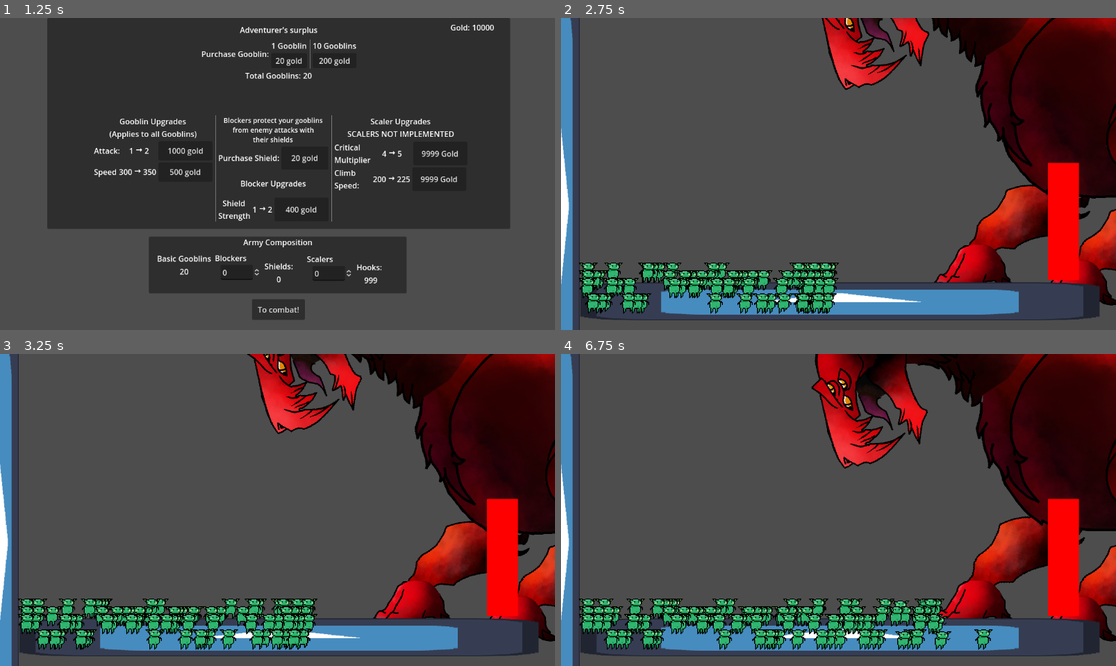
Above: before the commit, frames 1-4 (two rows, left to right).
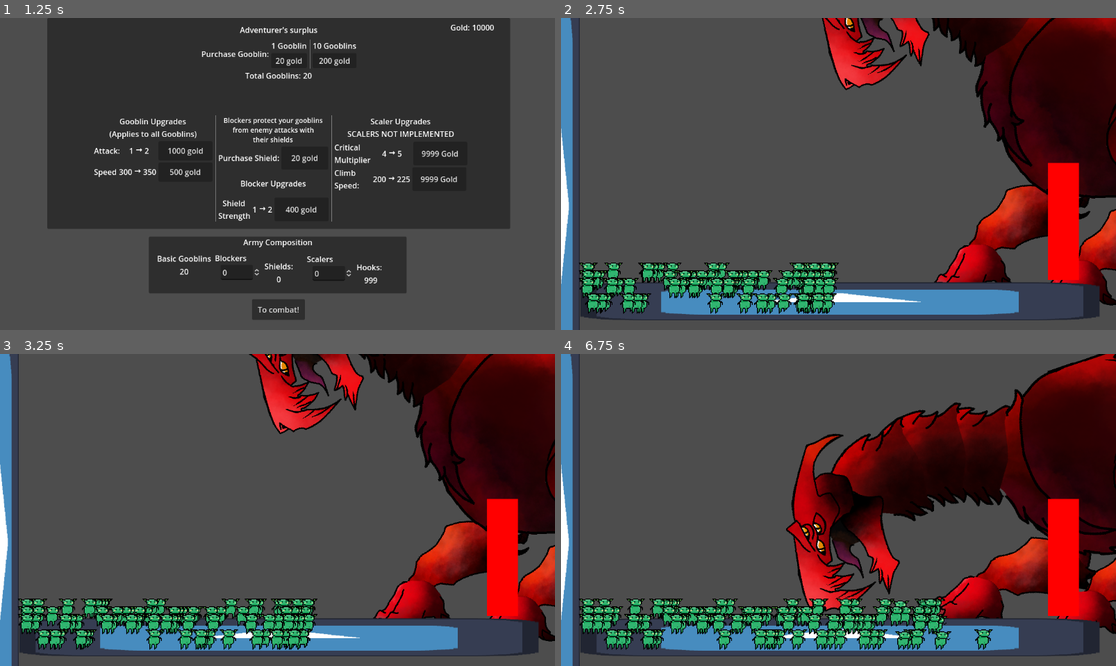
Above: after the commit, the same moments.

Repository: thecaptaincarrot/GMTK-2024-Game-Jam
Game: Godot game, scene res://main.tscn
Two runs of this game, one before a commit and one after it. Both use one fixed random seed, a clock stepped at 60 frames per second and the inputs below. The engine's default icon, where the game draws it, is replaced by a stand-in: a white triangle on a blue panel in a dark square.
Inputs:
- Up to frame 1 (1.25 s): click "New Run" at 0.5 s
- Up to frame 2 (2.75 s): click "To combat!" at 1.25 s; tap Enter at 2 s
- Up to frame 3 (3.25 s): no input
- Up to frame 4 (6.75 s): no input

Frame 1 is identical in both runs. In frame 2, 0.2% of the frame differs, in the area x 47-100%, y 0-92%; in frame 3, 1.8%; in frame 4, 28%, in the area x 40-100%, y 0-93%.
Error before the commit: Invalid call. Nonexistent function 'take_damage' in base 'Node2D'. (res://Entities/Gooblins/gooblin.gd:163)

Commit message:
Evaporate gooblins

Diff:
--- a/Entities/Enemies/Core/beast.gd
+++ b/Entities/Enemies/Core/beast.gd
@@ -21,7 +21,7 @@
 @export var attack_chance := 1 # 1 in X
 
 signal died
-@export var max_health := 100 #placeholder
+@export var max_health := 1000 #placeholder
 var health = max_health
 
 signal reacquire_targets
--- a/Entities/Enemies/Dragon/BiteState.gd
+++ b/Entities/Enemies/Dragon/BiteState.gd
@@ -7,7 +7,7 @@
 
 @export var damage := 10
 @export var attack_time := 2.0
-@export var attack_height := 40
+@export var attack_height := 20
 
 var intersecting_goobs : Array
 
@@ -23,12 +23,13 @@
 var final_targets: Array
 
 func enter(msg):
+	beast.random_target_timer.stop()
 	beast.acquire_targets()
 	var prev_position = head_pointer.global_position
 
 	var tween
 	tween = get_tree().create_tween()
-	tween.tween_property(head_pointer, "global_position", Vector2(msg, 0) - Vector2(0, attack_height), attack_time).set_trans(Tween.TRANS_ELASTIC)
+	tween.tween_property(head_pointer, "global_position", Vector2(msg, -attack_height), attack_time).set_trans(Tween.TRANS_ELASTIC)
 	await tween.finished
 
 	## KILL
@@ -76,9 +77,9 @@
 	#print("KILLLLLL")
 	var counter = damage
 	for goob in intersecting_goobs:
-		if counter > 0:
-			print(counter)
-			goob.hurt(2)
+		if counter > 0 and goob:
+			#print(counter)
+			goob.hurt()
 			counter -= 1
 		#if goob.unit_type == Gooblin.GooblinType.SHIELD:
 			#if counter > GooblinUpgrades.shield_health * :
--- a/Entities/Enemies/Dragon/Dragon.tscn
+++ b/Entities/Enemies/Dragon/Dragon.tscn
@@ -13,18 +13,6 @@
 
 [sub_resource type="Animation" id="Animation_xnciy"]
 length = 0.001
-tracks/0/type = "value"
-tracks/0/imported = false
-tracks/0/enabled = true
-tracks/0/path = NodePath("HitboxComponent/Stomper:disabled")
-tracks/0/interp = 0
-tracks/0/loop_wrap = true
-tracks/0/keys = {
-"times": PackedFloat32Array(0),
-"transitions": PackedFloat32Array(1),
-"update": 1,
-"values": [true]
-}
 
 [sub_resource type="Animation" id="Animation_vu1bn"]
 resource_name = "bite"
@@ -45,7 +33,7 @@
 }
 
 [sub_resource type="CircleShape2D" id="CircleShape2D_krs6l"]
-radius = 247.389
+radius = 175.134
 
 [sub_resource type="CircleShape2D" id="CircleShape2D_13ave"]
 radius = 177.43
@@ -185,7 +173,6 @@
 script = ExtResource("1_kxca4")
 
 [node name="Beast" parent="." instance=ExtResource("1_n3g6u")]
-attack_chance = 2
 
 [node name="RandomTargetTimer" parent="Beast" index="0"]
 autostart = false
@@ -197,9 +184,11 @@
 script = ExtResource("2_npnky")
 head_pointer = NodePath("../../IKTargets/headTarget")
 
-[node name="StompState" type="Node" parent="Beast/StateMachine" index="1" node_paths=PackedStringArray("stomper")]
+[node name="StompState" type="Node" parent="Beast/StateMachine" index="1" node_paths=PackedStringArray("foot_pointer", "stomper", "hitbox")]
 script = ExtResource("4_f4a04")
+foot_pointer = NodePath("../../IKTargets/footLTarget")
 stomper = NodePath("../../HitboxComponent/Stomper")
+hitbox = NodePath("../../HitboxComponent")
 animation = "universal_stomp"
 
 [node name="BiteState" type="Node" parent="Beast/StateMachine" index="2" node_paths=PackedStringArray("head_pointer", "head_looker", "hitbox", "attacker")]
@@ -226,7 +215,6 @@
 rotation = 2.88471
 scale = Vector2(0.999931, 0.999931)
 shape = SubResource("CircleShape2D_krs6l")
-disabled = true
 debug_color = Color(0.5, 0, 0, 0.196078)
 
 [node name="Attacker" type="CollisionShape2D" parent="Beast/HitboxComponent" index="1"]
@@ -243,7 +231,7 @@
 
 [node name="body1" type="Bone2D" parent="Beast/SkeletonComponent" index="0"]
 position = Vector2(0, -131)
-rotation = -0.0470517
+rotation = -0.0469611
 scale = Vector2(1, 1)
 rest = Transform2D(1, 0, 0, 1, 0, -131)
 metadata/_local_pose_override_enabled_ = true
@@ -254,7 +242,7 @@
 
 [node name="body2" type="Bone2D" parent="Beast/SkeletonComponent/body1"]
 position = Vector2(-155, 9.99998)
-rotation = -0.846947
+rotation = -0.846886
 scale = Vector2(0.999961, 0.999961)
 rest = Transform2D(0.819972, -0.57234, 0.57234, 0.819972, -285, -316)
 metadata/_local_pose_override_enabled_ = true
@@ -265,8 +253,8 @@
 remote_path = NodePath("../../../../Sprites/body2")
 
 [node name="neck1" type="Bone2D" parent="Beast/SkeletonComponent/body1/body2"]
-position = Vector2(7.86707, -171.06)
-rotation = -1.38413
+position = Vector2(7.8671, -171.06)
+rotation = -1.38422
 scale = Vector2(0.999991, 0.999991)
 rest = Transform2D(-0.562216, -0.826994, 0.826994, -0.562216, 42.1413, -37.6608)
 metadata/_local_pose_override_enabled_ = true
@@ -278,7 +266,7 @@
 
 [node name="neck2" type="Bone2D" parent="Beast/SkeletonComponent/body1/body2/neck1"]
 position = Vector2(138.933, -17.7738)
-rotation = -0.0016101
+rotation = -0.00191576
 scale = Vector2(0.999998, 0.999998)
 rest = Transform2D(0.331571, 0.94343, -0.94343, 0.331571, 257.437, -229.685)
 metadata/_local_pose_override_enabled_ = true
@@ -301,8 +289,8 @@
 remote_path = NodePath("../../../../../../../Sprites/neck3")
 
 [node name="head" type="Bone2D" parent="Beast/SkeletonComponent/body1/body2/neck1/neck2/neck3"]
-position = Vector2(-49.2273, -57.4252)
-rotation = 0.131481
+position = Vector2(-49.2273, -57.4251)
+rotation = 0.131786
 scale = Vector2(0.999989, 0.999989)
 rest = Transform2D(0.628677, -0.777684, 0.777684, 0.628677, -358.387, -72.6546)
 metadata/_local_pose_override_enabled_ = true
@@ -332,7 +320,7 @@
 
 [node name="legR" type="Bone2D" parent="Beast/SkeletonComponent/body1"]
 position = Vector2(-2.99999, 24)
-rotation = -1.36515
+rotation = -1.36542
 scale = Vector2(0.999931, 0.999931)
 rest = Transform2D(0.0304358, -0.999465, 0.999465, 0.0304358, -162, 346)
 metadata/_local_pose_override_enabled_ = true
@@ -344,7 +332,7 @@
 
 [node name="shinR" type="Bone2D" parent="Beast/SkeletonComponent/body1/legR"]
 position = Vector2(-301.06, 36.1771)
-rotation = 1.51366
+rotation = 1.51402
 scale = Vector2(0.999979, 0.999979)
 rest = Transform2D(0.193043, 0.981163, -0.981163, 0.193043, -332.616, 51.6331)
 metadata/_local_pose_override_enabled_ = true
@@ -356,7 +344,7 @@
 
 [node name="footR" type="Bone2D" parent="Beast/SkeletonComponent/body1/legR/shinR"]
 position = Vector2(-117.557, 122.481)
-rotation = 3.00383
+rotation = 3.00354
 scale = Vector2(0.999993, 0.999993)
 rest = Transform2D(-0.9866, -0.163089, 0.163089, -0.9866, -263.466, 303.112)
 auto_calculate_length_and_angle = false
@@ -371,7 +359,7 @@
 
 [node name="legL" type="Bone2D" parent="Beast/SkeletonComponent/body1"]
 position = Vector2(-179.001, 53.9999)
-rotation = -1.17666
+rotation = -1.1708
 scale = Vector2(0.999908, 0.999908)
 rest = Transform2D(-0.0226775, -0.999639, 0.999639, -0.0226775, -295, 386)
 metadata/_local_pose_override_enabled_ = true
@@ -383,7 +371,7 @@
 
 [node name="shinL" type="Bone2D" parent="Beast/SkeletonComponent/body1/legL"]
 position = Vector2(-213.028, 23.9384)
-rotation = 1.62071
+rotation = 1.60825
 scale = Vector2(0.9999, 0.9999)
 rest = Transform2D(-0.371687, 0.928329, -0.928329, -0.371687, -298.095, 77.6086)
 metadata/_local_pose_override_enabled_ = true
@@ -395,7 +383,8 @@
 
 [node name="footL" type="Bone2D" parent="Beast/SkeletonComponent/body1/legL/shinL"]
 position = Vector2(-61.6268, 160.595)
-rotation = 2.62458
+rotation = 2.63239
+scale = Vector2(1, 1)
 rest = Transform2D(-0.896124, 0.44372, -0.44372, -0.896124, -170, 357.058)
 auto_calculate_length_and_angle = false
 length = 100.0
@@ -416,45 +405,45 @@
 
 [node name="body1" type="Sprite2D" parent="Beast/Sprites" index="0"]
 z_index = -50
-position = Vector2(-89.3682, -72.7496)
-rotation = -0.0468677
-scale = Vector2(0.999991, 0.999991)
+position = Vector2(-89.3693, -72.7499)
+rotation = -0.0468596
+scale = Vector2(0.999998, 0.999998)
 texture = ExtResource("9_rmtai")
 region_enabled = true
 region_rect = Rect2(1236, 1136, 484, 417)
 
 [node name="body2" type="Sprite2D" parent="Beast/Sprites" index="1"]
 z_index = -49
-position = Vector2(-258.942, -123.178)
-rotation = -0.211898
-scale = Vector2(0.99996, 0.99996)
+position = Vector2(-258.942, -123.179)
+rotation = -0.211893
+scale = Vector2(0.999963, 0.999963)
 texture = ExtResource("9_rmtai")
 region_enabled = true
 region_rect = Rect2(1298, 736, 233, 368)
 
 [node name="neck1" type="Sprite2D" parent="Beast/Sprites" index="2"]
 z_index = -48
-position = Vector2(-323.666, -273.164)
-rotation = -0.258847
-scale = Vector2(0.999948, 0.999948)
+position = Vector2(-323.666, -273.167)
+rotation = -0.258837
+scale = Vector2(0.999955, 0.999955)
 texture = ExtResource("9_rmtai")
 region_enabled = true
 region_rect = Rect2(1004, 614, 215, 228)
 
 [node name="neck2" type="Sprite2D" parent="Beast/Sprites" index="3"]
 z_index = -47
-position = Vector2(-393.795, -331.936)
-rotation = -0.419616
-scale = Vector2(0.999946, 0.999946)
+position = Vector2(-393.795, -331.939)
+rotation = -0.419636
+scale = Vector2(0.999953, 0.999953)
 texture = ExtResource("9_rmtai")
 region_enabled = true
 region_rect = Rect2(1004, 614, 215, 228)
 
 [node name="neck3" type="Sprite2D" parent="Beast/Sprites" index="4"]
 z_index = -46
-position = Vector2(-490.723, -375.251)
-rotation = -1.11551
-scale = Vector2(0.999941, 0.999941)
+position = Vector2(-490.724, -375.253)
+rotation = -1.11553
+scale = Vector2(0.999948, 0.999948)
 texture = ExtResource("9_rmtai")
 region_enabled = true
 region_rect = Rect2(1004, 614, 215, 228)
@@ -463,16 +452,16 @@
 z_index = -45
 position = Vector2(-605.353, -276.066)
 rotation = -1.20856
-scale = Vector2(0.999933, 0.999933)
+scale = Vector2(0.999937, 0.999937)
 texture = ExtResource("9_rmtai")
 region_enabled = true
 region_rect = Rect2(670, 917, 362, 251)
 
 [node name="tongue" type="Sprite2D" parent="Beast/Sprites" index="6"]
 z_index = -46
-position = Vector2(-574.427, -246.851)
+position = Vector2(-574.427, -246.85)
 rotation = -1.20856
-scale = Vector2(0.999933, 0.999933)
+scale = Vector2(0.999937, 0.999937)
 texture = ExtResource("9_rmtai")
 region_enabled = true
 region_rect = Rect2(834, 1173, 112, 119)
@@ -481,52 +470,52 @@
 z_index = -46
 position = Vector2(-528.961, -266.008)
 rotation = -0.966918
-scale = Vector2(0.999933, 0.999933)
+scale = Vector2(0.999937, 0.999937)
 texture = ExtResource("9_rmtai")
 region_enabled = true
 region_rect = Rect2(838, 1307, 150, 214)
 
 [node name="legL" type="Sprite2D" parent="Beast/Sprites" index="8"]
 z_index = -55
-position = Vector2(-180.944, 15.7196)
-rotation = 0.187666
-scale = Vector2(0.999909, 0.999909)
+position = Vector2(-180.943, 15.7273)
+rotation = 0.187533
+scale = Vector2(0.999927, 0.999927)
 texture = ExtResource("9_rmtai")
 region_enabled = true
 region_rect = Rect2(378, 845, 191, 345)
 
 [node name="shinL" type="Sprite2D" parent="Beast/Sprites" index="9"]
 z_index = -54
-position = Vector2(-255.89, 182.252)
-rotation = 0.27357
-scale = Vector2(0.99981, 0.99981)
+position = Vector2(-255.878, 182.264)
+rotation = 0.273711
+scale = Vector2(0.999826, 0.999826)
 texture = ExtResource("9_rmtai")
 region_enabled = true
 region_rect = Rect2(354, 1221, 225, 201)
 
 [node name="footL" type="Sprite2D" parent="Beast/Sprites" index="10"]
 z_index = -53
-position = Vector2(-382.806, 277.579)
-rotation = -0.044642
-scale = Vector2(0.999822, 0.999822)
+position = Vector2(-382.807, 277.579)
+rotation = -0.0446405
+scale = Vector2(0.999823, 0.999823)
 texture = ExtResource("9_rmtai")
 region_enabled = true
 region_rect = Rect2(364, 1445, 207, 100)
 
 [node name="legR" type="Sprite2D" parent="Beast/Sprites" index="11"]
 z_index = -40
-position = Vector2(-4.54796, 63.5784)
-rotation = -0.000425176
-scale = Vector2(0.999927, 0.999927)
+position = Vector2(-4.54668, 63.5828)
+rotation = -0.000434563
+scale = Vector2(0.999931, 0.999931)
 texture = ExtResource("9_rmtai")
 region_enabled = true
 region_rect = Rect2(378, 845, 191, 345)
 
 [node name="shinR" type="Sprite2D" parent="Beast/Sprites" index="12"]
 z_index = -39
-position = Vector2(-41.6751, 226.811)
-rotation = 0.284048
-scale = Vector2(0.999909, 0.999909)
+position = Vector2(-41.6734, 226.812)
+rotation = 0.284057
+scale = Vector2(0.999913, 0.999913)
 texture = ExtResource("9_rmtai")
 region_enabled = true
 region_rect = Rect2(354, 1221, 225, 201)
@@ -534,8 +523,8 @@
 [node name="footR" type="Sprite2D" parent="Beast/Sprites" index="13"]
 z_index = -38
 position = Vector2(-172.214, 310.646)
-rotation = -0.0364232
-scale = Vector2(0.9999, 0.9999)
+rotation = -0.0364231
+scale = Vector2(0.999903, 0.999903)
 texture = ExtResource("9_rmtai")
 region_enabled = true
 region_rect = Rect2(364, 1445, 207, 100)
--- a/Entities/Enemies/Dragon/States/DeadState.gd
+++ b/Entities/Enemies/Dragon/States/DeadState.gd
@@ -1,7 +1,8 @@
 extends GenericState
 
 func enter(_msg):
-	pass
+	beast.random_target_timer.stop()
+	#print(beast.random_target_timer.is_stopped())
 
 func handle_input(_event):
 	pass
--- a/Entities/Enemies/Dragon/States/IdleState.gd
+++ b/Entities/Enemies/Dragon/States/IdleState.gd
@@ -7,7 +7,9 @@
 @export var bite_max_range := 700
 @export var track_height := 250
 
-#func enter(_msg):
+func enter(_msg):
+	#target_and_attack()
+	pass
 	#pass
 	#print("dragon")
 
@@ -32,7 +34,14 @@
 		#var current_target = beast.targets.pick_random()
 		var current_target
 		var msg = 0
-		var attack_to_do = 0 #randi_range(0,2)
+		var attack_to_do = randi_range(0,100)
+		if attack_to_do < 40:
+			attack_to_do = 0
+		elif attack_to_do < 80:
+			attack_to_do = 1
+		else:
+			attack_to_do = 2
+		print(attack_to_do)
 		match attack_to_do:
 			0:
 				current_target = randf_range(stomp_range, bite_max_range)
--- a/Entities/Enemies/Dragon/States/StompState.gd
+++ b/Entities/Enemies/Dragon/States/StompState.gd
@@ -1,20 +1,60 @@
 extends GenericState
 
+@export var foot_pointer: Node2D
 @export var stomper: CollisionShape2D
+@export var hitbox: Area2D
 
-var damage
+@export var damage := 10
+@export var non_lethal_damage := 40
+@export var peak = 250
+@export var x_peak = 70
+@export var wind_up_time := 2.0
+@export var hold_time := 2.0
+@export var stomp_time := 0.5
+
+var intersecting_goobs := []
+
 
 func enter(_msg):
+	beast.random_target_timer.stop()
+	var prev_foot_pointer_position = foot_pointer.global_position
+
+	var tween
+	tween = get_tree().create_tween()
+	tween.tween_property(foot_pointer, "global_position", prev_foot_pointer_position - Vector2(x_peak, peak), wind_up_time).set_trans(Tween.TRANS_SPRING)
+	await tween.finished
+
+	tween = get_tree().create_tween()
+	tween.tween_property(foot_pointer, "global_position", prev_foot_pointer_position - Vector2(x_peak, peak - 10), hold_time).set_trans(Tween.TRANS_EXPO)
+	await tween.finished
+
+	tween = get_tree().create_tween()
+	tween.tween_property(foot_pointer, "global_position", prev_foot_pointer_position, stomp_time).set_trans(Tween.TRANS_SPRING)
+	await tween.finished
+
+	flingerize_gooblins()
+
 	state_machine.change_to_state("IdleState")
 
-func handle_input(_event):
-	pass
-
-func update(_delta):
-	pass
+func flingerize_gooblins():
+	var counter = damage
+	var fling_counter = non_lethal_damage
+	for goob in intersecting_goobs:
+		if counter > 0 and goob:
+			#print(counter)
+			goob.hurt()
+			counter -= 1
+		if fling_counter > 0 and goob:
+			goob.fling()
+			fling_counter -= 1
+#func handle_input(_event):
+	#pass
+#
+#func update(_delta):
+	#pass
 
 func physics_update(_delta):
-	pass
+	intersecting_goobs = hitbox.get_overlapping_bodies()
 
 func exit():
 	# once it's done
--- a/Entities/Gooblins/gooblin.gd
+++ b/Entities/Gooblins/gooblin.gd
@@ -160,7 +160,7 @@
 	var diff = (get_position() - enemy_target.get_global_position()).normalized()
 	_upcoming_fling = -diff * Vector2(400, 600) * 100
 	#add damange multiplyers in here when it comes up
-	enemy_target.take_damage(GooblinUpgrades.gooblin_attack)
+	enemy_node.take_damage(GooblinUpgrades.gooblin_attack)
 
 func is_dead():
 	return _is_dead
--- a/Stages/test_stage.tscn
+++ b/Stages/test_stage.tscn
@@ -16,10 +16,11 @@
 
 [node name="TestStage" type="Node2D"]
 
-[node name="GooblinHordeController" type="Node2D" parent="." node_paths=PackedStringArray("horde_target")]
+[node name="GooblinHordeController" type="Node2D" parent="." node_paths=PackedStringArray("enemy_node", "horde_target")]
 texture_filter = 1
 position = Vector2(-288, 0)
 script = ExtResource("1_gvws4")
+enemy_node = NodePath("../Dragon")
 horde_target = NodePath("../Dragon/LungePoint")
 spawn_shield_count = 0
 rotation_rate = 2.0
